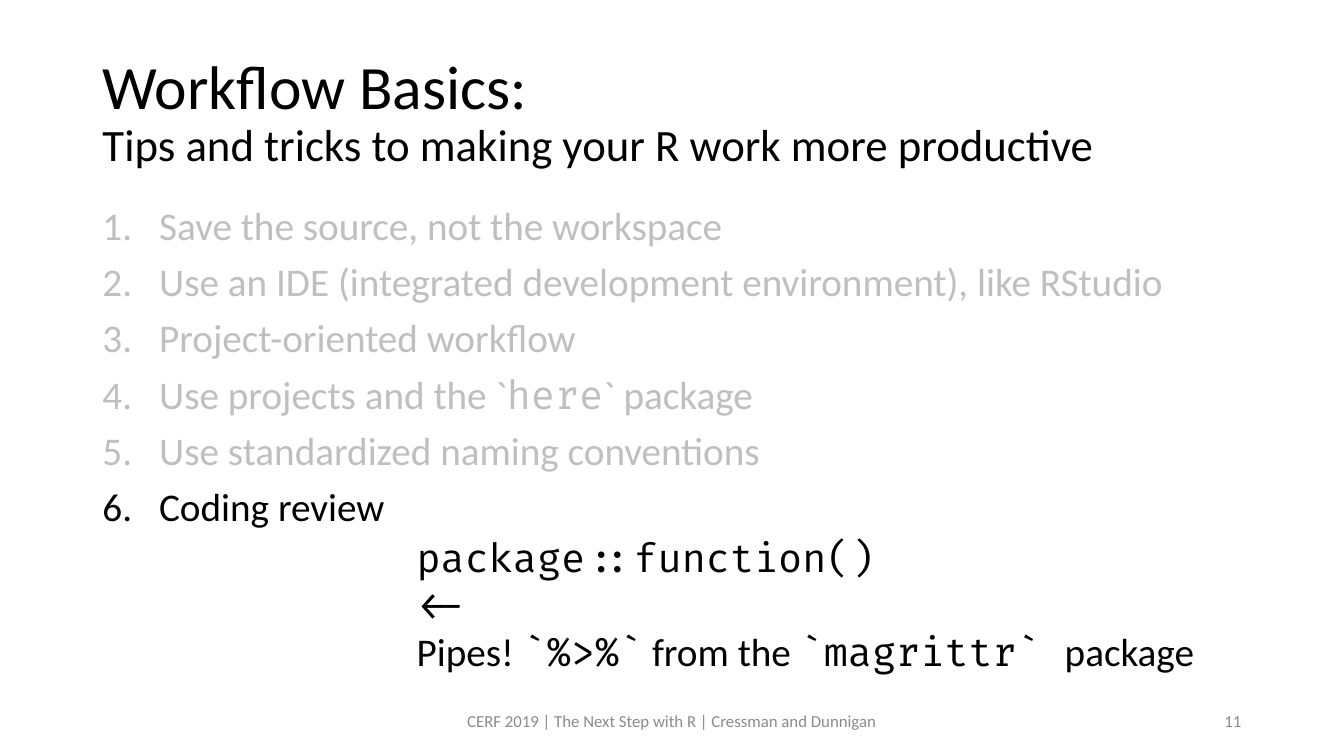
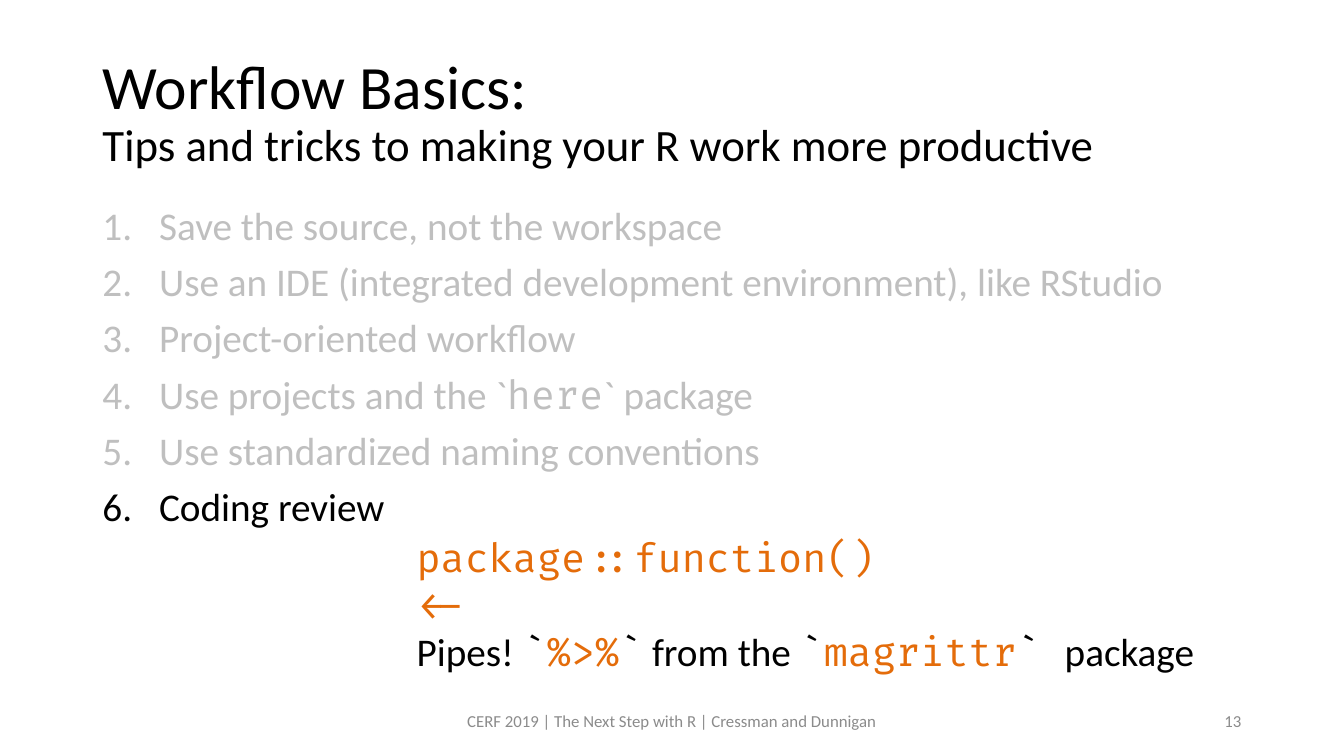
Before and after one commit to swmpkim/2019_CERF, a slide deck: slide 13 of slides/00_Introduction.pptx (slide 11 before the commit). Drawn at 1344x756 pixels with LibreOffice and Linux fonts; fonts in the diff are those of the drawing. Boxes give left, top, right and bottom in pixels: in the first picture for what was removed or moved away, otherwise in the second. Text is boxed around its words. In the diff, an @@ line names an element or a change of style, - is before the commit and + after.

```diff
--- a/slides/00_Introduction.pptx
+++ b/slides/00_Introduction.pptx
@@ text "package::function()" at (x1=417, y1=540, x2=1194, y2=675): text colour #000000 to #E46C0A in "package::function()", "<-", "`%>%` `magrittr`" @@
@@ page number at (x1=1224, y1=716, x2=1241, y2=727): text changed @@
-11
+13
```
Also in this commit, not shown: 4 other slides changed, 2 slides added, 1 other file.
